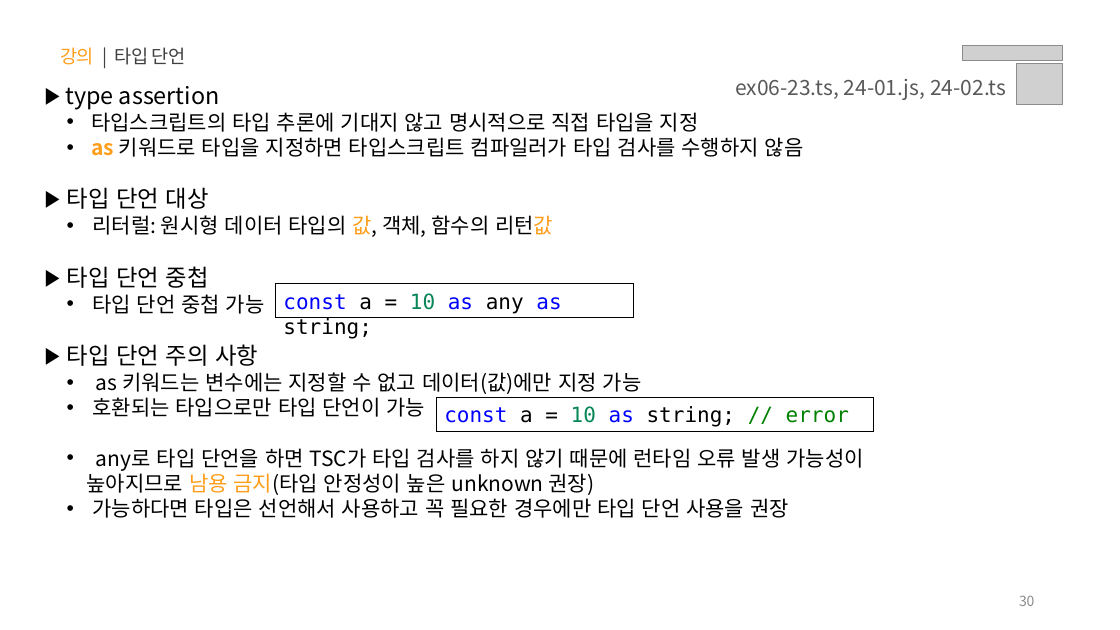
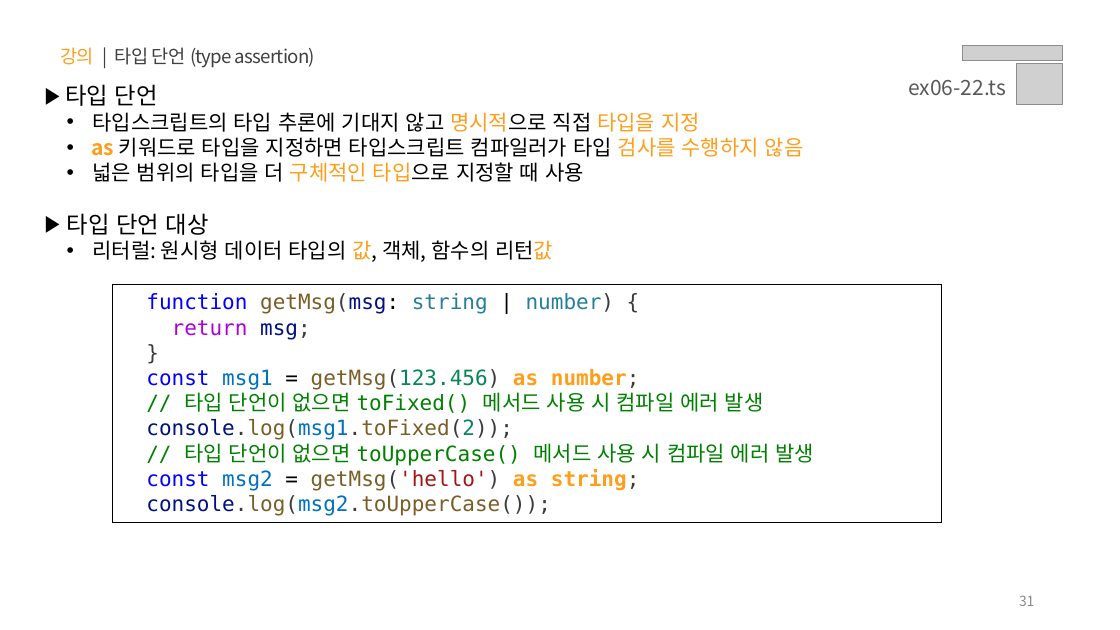
Before and after one commit to jeong0403/learn-JS, a slide deck: slide 31 of PPT/06.자바스크립트 - 타입스크립트.pptx (slide 30 before the commit). Drawn at 1120x630 pixels with LibreOffice and Linux fonts; fonts in the diff are those of the drawing; grey boxes stand for pictures. Boxes give left, top, right and bottom in pixels: in the first picture for what was removed or moved away, otherwise in the second. Text is boxed around its words. In the diff, an @@ line names an element or a change of style, - is before the commit and + after.

```diff
--- a/PPT/06.자바스크립트 - 타입스크립트.pptx
+++ b/PPT/06.자바스크립트 - 타입스크립트.pptx
@@ text at (x1=60, y1=47, x2=315, y2=68): text changed @@
-강의 | 타입 단언
+강의 | 타입 단언 (type assertion)
@@ text at (x1=65, y1=84, x2=158, y2=106): text changed @@
-▶ type assertion
+▶ 타입 단언
@@ text at (x1=908, y1=80, x2=1006, y2=95): text changed @@
-ex06-23.ts, 24-01.js, 24-02.ts
+ex06-22.ts
@@ text at (x1=91, y1=112, x2=804, y2=157): text colour #000000 to #FF9E1B in "명시적으로 타입을 지정", "검사를 수행하지 않음" @@
@@ text at (x1=92, y1=162, x2=584, y2=182): paragraph added @@
+  • 넓은 범위의 타입을 더 구체적인 타입으로 지정할 때 사용
@@ text at (x1=67, y1=266, x2=863, y2=518): paragraphs removed @@
-▶ 타입 단언 중첩
-  • 타입 단언 중첩 가능
-▶ 타입 단언 주의 사항
-  • as 키워드는 변수에는 지정할 수 없고 데이터(값)에만 지정 가능
-  • 호환되는 타입으로만 타입 단언이 가능
-  • any로 타입 단언을 하면 TSC가 타입 검사를 하지 않기 때문에 런타임 오류 발생 가능성이 높아지므로 남용 금지(타입 안정성이 높은 unknown 권장)
-  • 가능하다면 타입은 선언해서 사용하고 꼭 필요한 경우에만 타입 단언 사용을 권장
@@ rectangle added at (x1=113, y1=285, x2=941, y2=523), outline #000000 0.75 pt, 18 pt, text #008000 @@
+function getMsg(msg: string | number) {
+return msg;
+}
+const msg1 = getMsg(123.456) as number;
+// 타입 단언이 없으면 toFixed() 메서드 사용 시 컴파일 에러 발생
+console.log(msg1.toFixed(2));
+// 타입 단언이 없으면 toUpperCase() 메서드 사용 시 컴파일 에러 발생
+const msg2 = getMsg('hello') as string;
+console.log(msg2.toUpperCase());
@@ rectangle removed at (x1=276, y1=284, x2=634, y2=318) @@
-const a = 10 as any as string;
@@ rectangle removed at (x1=436, y1=397, x2=874, y2=431) @@
-const a = 10 as string; // error
@@ page number at (x1=1019, y1=595, x2=1035, y2=606): text changed @@
-30
+31
```
Also in this commit, not shown: 19 other slides changed, 3 slides added, 1 slide removed, 43 other files.
